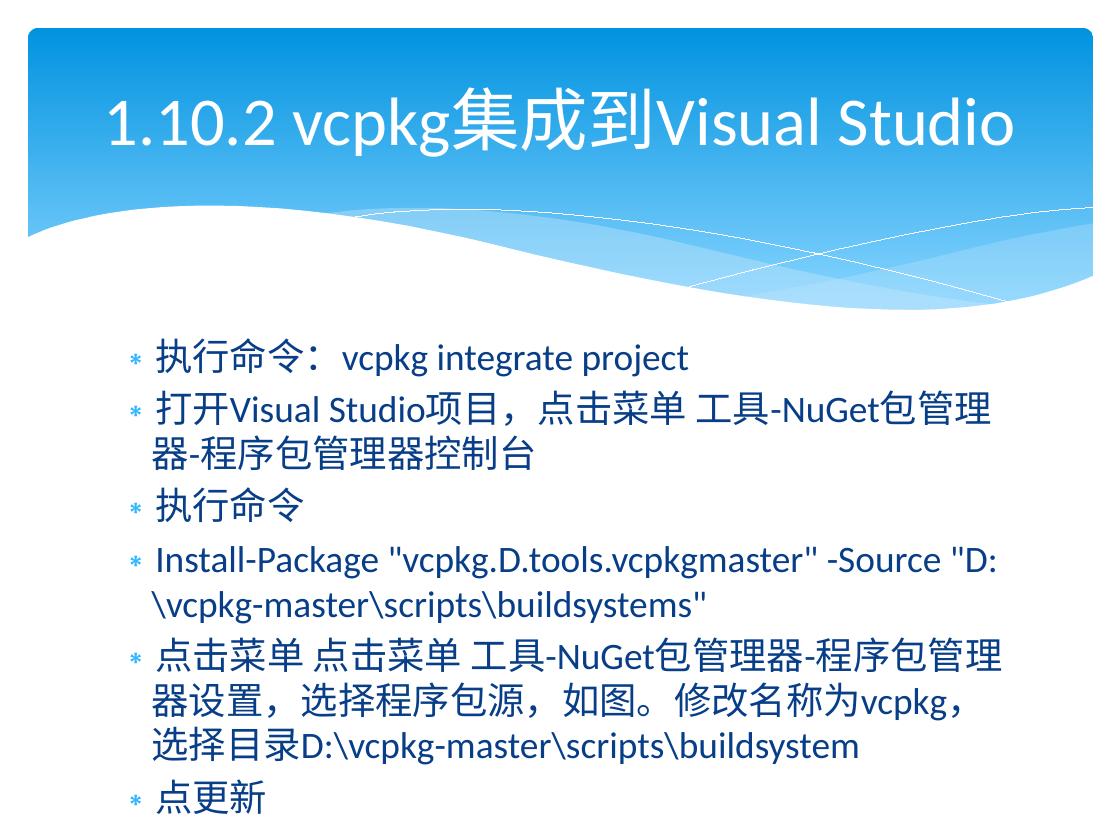
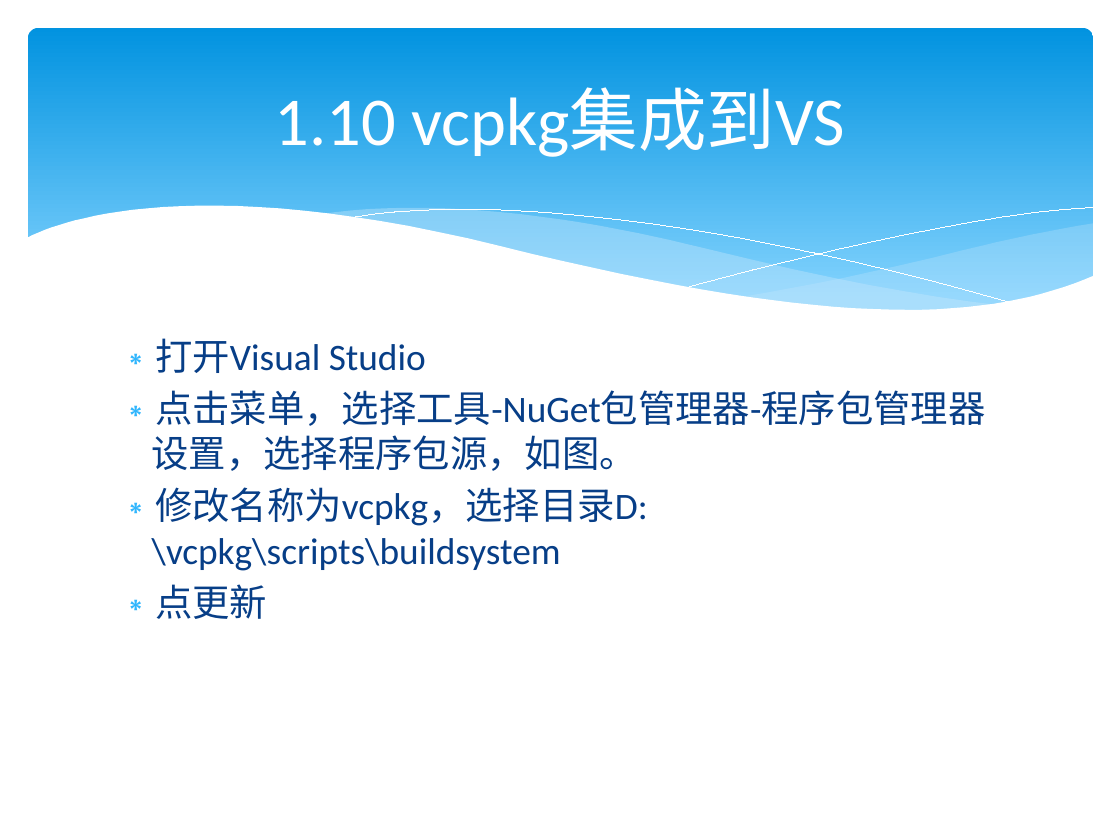
Before and after one commit to lamplight8/cpp, a slide deck: slide 69 of ppt/ch01_绪论.pptx (slide 128 before the commit). Drawn at 1120x840 pixels with LibreOffice and Linux fonts; fonts in the diff are those of the drawing. Boxes give left, top, right and bottom in pixels: in the first picture for what was removed or moved away, otherwise in the second. Text is boxed around its words. In the diff, an @@ line names an element or a change of style, - is before the commit and + after.

```diff
--- a/ppt/ch01_绪论.pptx
+++ b/ppt/ch01_绪论.pptx
@@ title at (275,88,845,157): text changed @@
-1.10.2 vcpkg集成到Visual Studio
+1.10 vcpkg集成到VS
@@ text at (152,338,985,571): text changed @@
-∗ 执行命令：vcpkg integrate project
-∗ 打开Visual Studio项目，点击菜单 工具-NuGet包管理器-程序包管理器控制台
-∗ 执行命令
-∗ Install-Package "vcpkg.D.tools.vcpkgmaster" -Source "D:\vcpkg-master\scripts\buildsystems"
-∗ 点击菜单 点击菜单 工具-NuGet包管理器-程序包管理器设置，选择程序包源，如图。修改名称为vcpkg，选择目录D:\vcpkg-master\scripts\buildsystem
+∗ 打开Visual Studio
+∗ 点击菜单，选择工具-NuGet包管理器-程序包管理器设置，选择程序包源，如图。
+∗ 修改名称为vcpkg，选择目录D:\vcpkg\scripts\buildsystem
```
Also in this commit, not shown: 76 other slides changed, 53 slides added, 32 slides removed, 43 other files.
